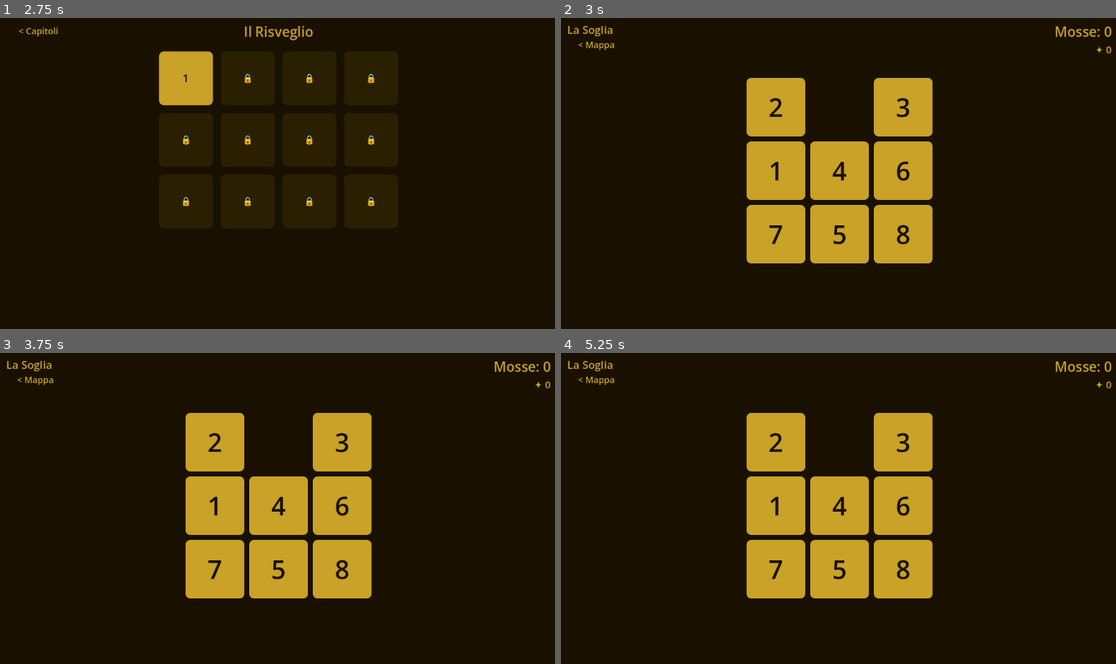
Above: before the commit, frames 1-4 (two rows, left to right).
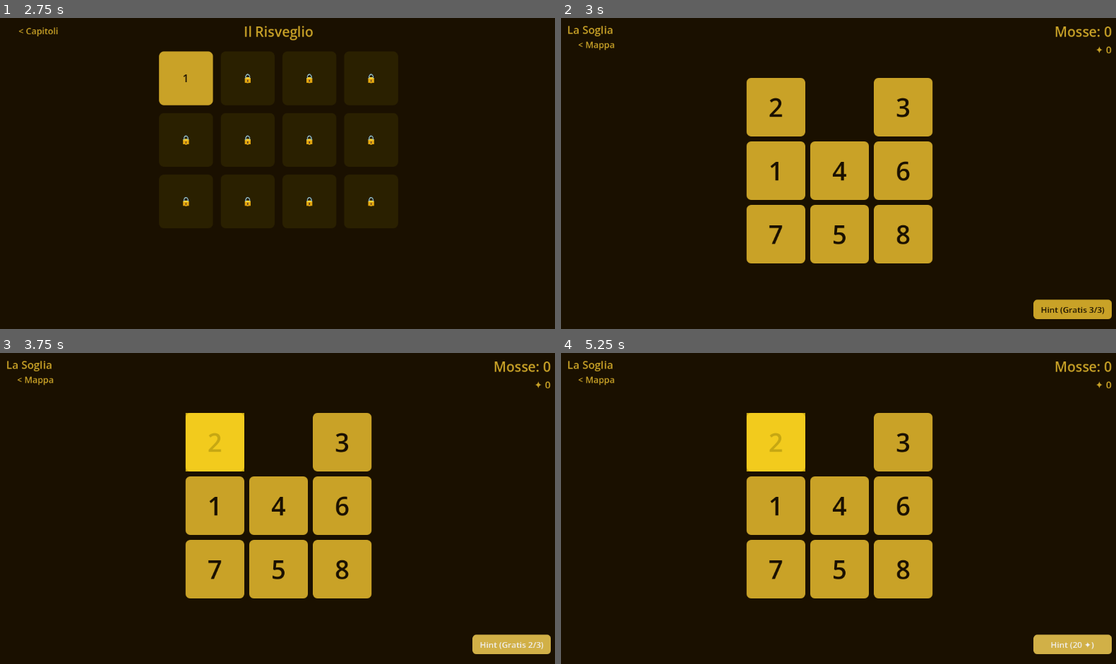
Above: after the commit, the same moments.

Repository: teologoeretico1975/LeTavoleDiAshan
Game: Godot game, scene res://scenes/ui/ChapterSelect.tscn
The game is run twice, just before and just after one commit, with the same random seed, the same clock (stepped at 60 frames per second) and the same inputs.
Inputs (mouse positions are in pixels of both pictures, inside the frame that each line leads up to):
- Up to frame 1 (2.75 s): click (277, 73) at 0.5 s; click "< Capitoli" at 1.25 s; click (277, 73) at 2 s
- Up to frame 2 (3 s): click "1" at 2.75 s
- Up to frame 3 (3.75 s): click (510, 645) at 3.5 s, where only the run after the commit has a clickable "Hint (Gratis 3/3)"
- Up to frame 4 (5.25 s): click (1071, 645) at 4.25 s, where only the run after the commit has a clickable "Hint (Gratis 2/3)"; click (1071, 645) at 5 s, where only the run after the commit has a clickable "Hint (Gratis 1/3)"

Frame 1 is identical in both runs. In frame 2, 0.9% of the frame differs, in the area x 85-100%, y 90-97%; in frame 3, 2.9%, in the area x 33-100%, y 19-97%; in frame 4, 2.9%.

Commit message:
Fase 7b: hint system with SaveManager integration and GameBoard UI
- SaveManager: get_free_hints_remaining(), is_hint_free(), use_hint();
  first 3 hints free (global persistent counter), then 20 coins each;
  hint count stored under __hints_used__ key in save.json
- GameBoard: Hint button (bottom-right) with dynamic label showing free
  hints remaining or coin cost; gold flash on suggested tile via
  HintSolver.suggest_move(); red flash on button when coins insufficient;
  button disabled on puzzle solved

Co-Authored-By: Claude Sonnet 4.6 <noreply@anthropic.com>

Diff:
--- a/scripts/managers/save_manager.gd
+++ b/scripts/managers/save_manager.gd
@@ -47,10 +47,18 @@
 
 # Chiave radice nel JSON per il saldo monete — separata dalla struttura
 # capitolo/livello per semplicità di accesso.
-const COINS_KEY := "__coins__"
+const COINS_KEY      := "__coins__"
+const HINTS_USED_KEY := "__hints_used__"
 
 # Monete assegnate per stella al primo raggiungimento di quel record.
 const COINS_PER_STAR := 10
+
+# I primi N hint sono gratuiti (contatore persistente su tutto il gioco,
+# non per livello — incentiva l'esplorazione senza penalizzare i nuovi giocatori).
+const FREE_HINTS_TOTAL := 3
+
+# Costo in monete per ogni hint dopo aver esaurito quelli gratuiti.
+const HINT_COST := 20
 
 
 # ---------------------------------------------------------------------------
@@ -246,6 +254,45 @@
 	return true
 
 
+# ---------------------------------------------------------------------------
+# API hint
+# ---------------------------------------------------------------------------
+
+# Ritorna quanti hint gratuiti rimangono (0 se tutti esauriti).
+func get_free_hints_remaining() -> int:
+	var used: int = int(_data.get(HINTS_USED_KEY, 0))
+	return max(0, FREE_HINTS_TOTAL - used)
+
+
+# True se il prossimo hint è gratuito.
+func is_hint_free() -> bool:
+	return get_free_hints_remaining() > 0
+
+
+# Tenta di usare un hint.
+# Ordine: prima hint gratuiti, poi monete.
+# Ritorna true se l'hint è stato concesso (gratis o pagato),
+# false se i gratuiti sono esauriti E le monete sono insufficienti.
+# In caso di false non modifica nulla.
+func use_hint() -> bool:
+	var free_remaining: int = get_free_hints_remaining()
+
+	if free_remaining > 0:
+		# Hint gratuito: incrementa solo il contatore, nessun addebito monete.
+		_data[HINTS_USED_KEY] = int(_data.get(HINTS_USED_KEY, 0)) + 1
+		_save_to_disk()
+		return true
+
+	# Hint a pagamento: tenta la sottrazione (spend_coins gestisce il caso saldo < costo).
+	if spend_coins(HINT_COST):
+		_data[HINTS_USED_KEY] = int(_data.get(HINTS_USED_KEY, 0)) + 1
+		# spend_coins() ha già chiamato _save_to_disk() — non duplichiamo.
+		return true
+
+	# Saldo insufficiente e nessun gratuito rimasto.
+	return false
+
+
 # Azzera tutto il progresso salvato (utile per debug/test).
 func reset_all() -> void:
 	_data = {}
--- a/scripts/ui/GameBoard.gd
+++ b/scripts/ui/GameBoard.gd
@@ -71,6 +71,7 @@
 var _label_title: Label
 var _label_moves: Label
 var _label_coins: Label
+var _btn_hint: Button
 
 # Blocca l'input mentre un'animazione è in corso — evita di accodare mosse.
 var _is_animating: bool = false
@@ -117,6 +118,7 @@
 	_refresh_tiles()
 	_setup_hud()
 	_setup_back_button()
+	_setup_hint_button()
 	_build_level_complete_panel()
 
 
@@ -480,6 +482,7 @@
 func _on_puzzle_solved() -> void:
 	# Lock permanente: nessuna mossa ulteriore accettata.
 	_is_solved = true
+	_refresh_hint_button()   # disabilita il pulsante hint
 
 	var stars := _compute_stars(_move_count)
 	var coins_earned: int = 0
@@ -763,6 +766,150 @@
 
 
 # ---------------------------------------------------------------------------
+# Hint
+# ---------------------------------------------------------------------------
+
+# Crea il pulsante Hint in basso a destra, sopra la label monete.
+# La label del pulsante è dinamica: mostra hint gratuiti rimanenti o costo.
+func _setup_hint_button() -> void:
+	_btn_hint = Button.new()
+	_btn_hint.name = "BtnHint"
+
+	var style_normal := StyleBoxFlat.new()
+	style_normal.bg_color = COL_TILE
+	style_normal.corner_radius_top_left     = 8
+	style_normal.corner_radius_top_right    = 8
+	style_normal.corner_radius_bottom_left  = 8
+	style_normal.corner_radius_bottom_right = 8
+	var style_hover := StyleBoxFlat.new()
+	style_hover.bg_color = COL_TILE.lightened(0.15)
+	style_hover.corner_radius_top_left     = 8
+	style_hover.corner_radius_top_right    = 8
+	style_hover.corner_radius_bottom_left  = 8
+	style_hover.corner_radius_bottom_right = 8
+	var style_disabled := StyleBoxFlat.new()
+	style_disabled.bg_color = Color("3a3000")
+	style_disabled.corner_radius_top_left     = 8
+	style_disabled.corner_radius_top_right    = 8
+	style_disabled.corner_radius_bottom_left  = 8
+	style_disabled.corner_radius_bottom_right = 8
+	_btn_hint.add_theme_stylebox_override("normal",   style_normal)
+	_btn_hint.add_theme_stylebox_override("hover",    style_hover)
+	_btn_hint.add_theme_stylebox_override("pressed",  style_hover)
+	_btn_hint.add_theme_stylebox_override("disabled", style_disabled)
+	_btn_hint.add_theme_color_override("font_color",          COL_TILE_TEXT)
+	_btn_hint.add_theme_color_override("font_disabled_color", Color("7a6010"))
+	_btn_hint.add_theme_font_size_override("font_size", 17)
+
+	# Posizionato in basso a destra — sotto la label monete.
+	_btn_hint.anchor_left   = 1.0
+	_btn_hint.anchor_right  = 1.0
+	_btn_hint.anchor_top    = 1.0
+	_btn_hint.anchor_bottom = 1.0
+	_btn_hint.offset_left   = -180.0
+	_btn_hint.offset_right  = -20.0
+	_btn_hint.offset_top    = -60.0
+	_btn_hint.offset_bottom = -20.0
+
+	add_child(_btn_hint)
+	_refresh_hint_button()
+	_btn_hint.pressed.connect(_on_hint_pressed)
+
+
+# Aggiorna il testo del pulsante in base allo stato corrente degli hint.
+# Chiamata dopo ogni uso di hint e dopo la risoluzione.
+func _refresh_hint_button() -> void:
+	if _btn_hint == null:
+		return
+
+	_btn_hint.disabled = _is_solved
+
+	var saver: Node = _get_saver()
+	if saver == null:
+		_btn_hint.text = "Hint (20 ✦)"
+		return
+
+	var free: int = saver.get_free_hints_remaining()
+	if free > 0:
+		_btn_hint.text = "Hint (Gratis %d/%d)" % [free, 3]
+	else:
+		_btn_hint.text = "Hint (20 ✦)"
+
+
+func _on_hint_pressed() -> void:
+	var saver: Node = _get_saver()
+	if saver == null:
+		return
+
+	var granted: bool = saver.use_hint()
+
+	if not granted:
+		# Saldo insufficiente — flash rosso sul pulsante come feedback visivo.
+		_flash_hint_button_denied()
+		return
+
+	# Aggiorna label monete e pulsante dopo l'uso.
+	_refresh_coins_label()
+	_refresh_hint_button()
+
+	# Chiedi la mossa suggerita a HintSolver.
+	var hint_solver := HintSolver.new()
+	var tile_index: int = hint_solver.suggest_move(_state)
+
+	# -1 = puzzle già risolto (non dovrebbe succedere con _is_solved attivo,
+	# ma gestiamo il caso per robustezza).
+	if tile_index < 0:
+		return
+
+	_flash_tile_hint(_tile_nodes[tile_index])
+
+
+# Flash rosso sul pulsante quando il giocatore non ha abbastanza monete.
+# Riusa il pattern tween già consolidato nel progetto.
+func _flash_hint_button_denied() -> void:
+	var original_style := StyleBoxFlat.new()
+	original_style.bg_color = COL_TILE
+	original_style.corner_radius_top_left     = 8
+	original_style.corner_radius_top_right    = 8
+	original_style.corner_radius_bottom_left  = 8
+	original_style.corner_radius_bottom_right = 8
+
+	var red_style := StyleBoxFlat.new()
+	red_style.bg_color = Color("8b0000")
+	red_style.corner_radius_top_left     = 8
+	red_style.corner_radius_top_right    = 8
+	red_style.corner_radius_bottom_left  = 8
+	red_style.corner_radius_bottom_right = 8
+
+	# Non possiamo animare StyleBox direttamente con tween_property —
+	# la sostituiamo con un callback manuale: rosso → originale dopo un delay.
+	_btn_hint.add_theme_stylebox_override("normal", red_style)
+	var tween := create_tween()
+	tween.tween_interval(0.35)
+	tween.tween_callback(func() -> void:
+		_btn_hint.add_theme_stylebox_override("normal", original_style)
+	)
+
+
+# Flash dorato su una singola tile suggerita dall'hint.
+# Stesso pattern di _play_solve_flash() ma circoscritto al pannello della tile.
+func _flash_tile_hint(p_panel: Panel) -> void:
+	var flash := ColorRect.new()
+	flash.color = Color(1.0, 0.85, 0.1, 0.0)
+	flash.set_anchors_preset(Control.PRESET_FULL_RECT)
+	flash.mouse_filter = Control.MOUSE_FILTER_IGNORE
+	p_panel.add_child(flash)
+
+	# Fade in → hold → fade out → rimuovi. Più lungo del flash di risoluzione
+	# così il giocatore ha il tempo di vedere quale tile muovere.
+	var tween := create_tween()
+	tween.tween_property(flash, "color:a", 0.75, 0.15)
+	tween.tween_interval(0.35)
+	tween.tween_property(flash, "color:a", 0.0,  0.25)
+	tween.tween_callback(flash.queue_free)
+
+
+# ---------------------------------------------------------------------------
 # Navigazione di ritorno — PARTE 3
 # ---------------------------------------------------------------------------
 
